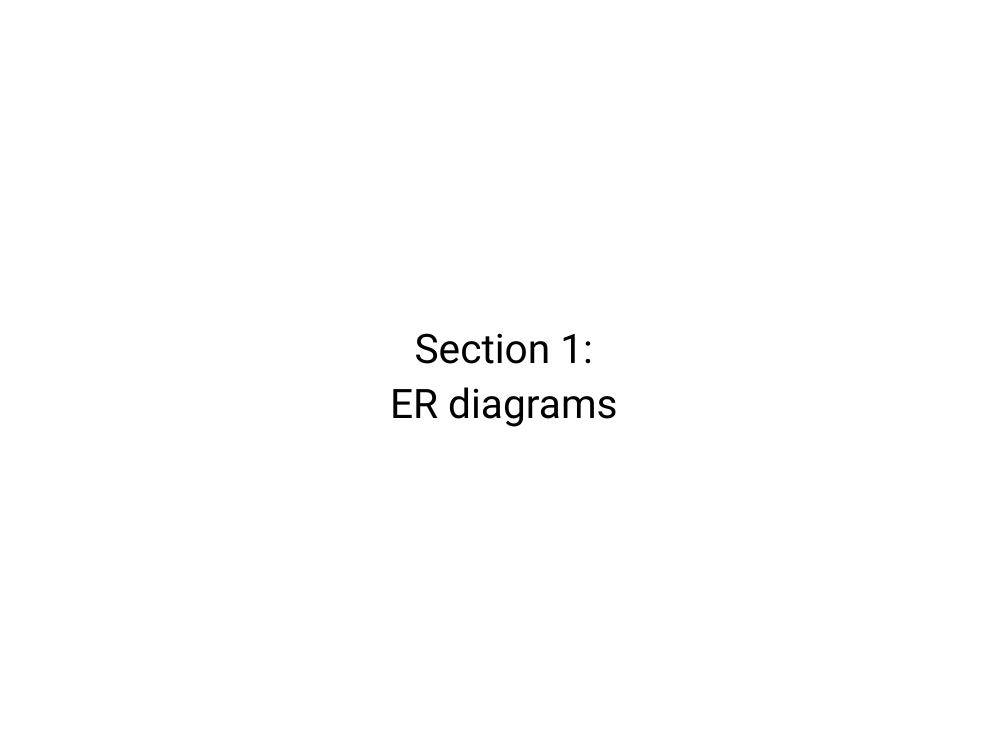
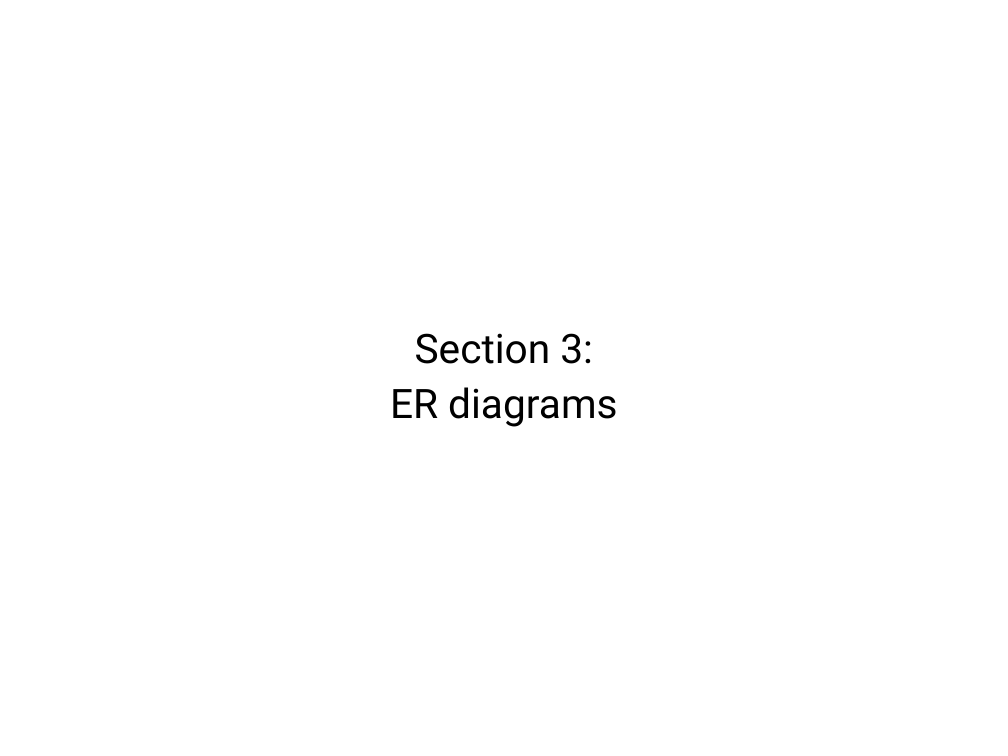
Before and after one commit to stepan-o/thesis, a slide deck: slide 9 of presentations/rdbms_design.pptx (slide 2 before the commit). Drawn at 1008x756 pixels with LibreOffice and Linux fonts; fonts in the diff are those of the drawing. Boxes give left, top, right and bottom in pixels: in the first picture for what was removed or moved away, otherwise in the second. Text is boxed around its words. In the diff, an @@ line names an element or a change of style, - is before the commit and + after.

```diff
--- a/presentations/rdbms_design.pptx
+++ b/presentations/rdbms_design.pptx
@@ subtitle at (415,333,593,364): text changed @@
-Section 1:
+Section 3:
```
Also in this commit, not shown: 8 other slides changed, 9 slides added.
